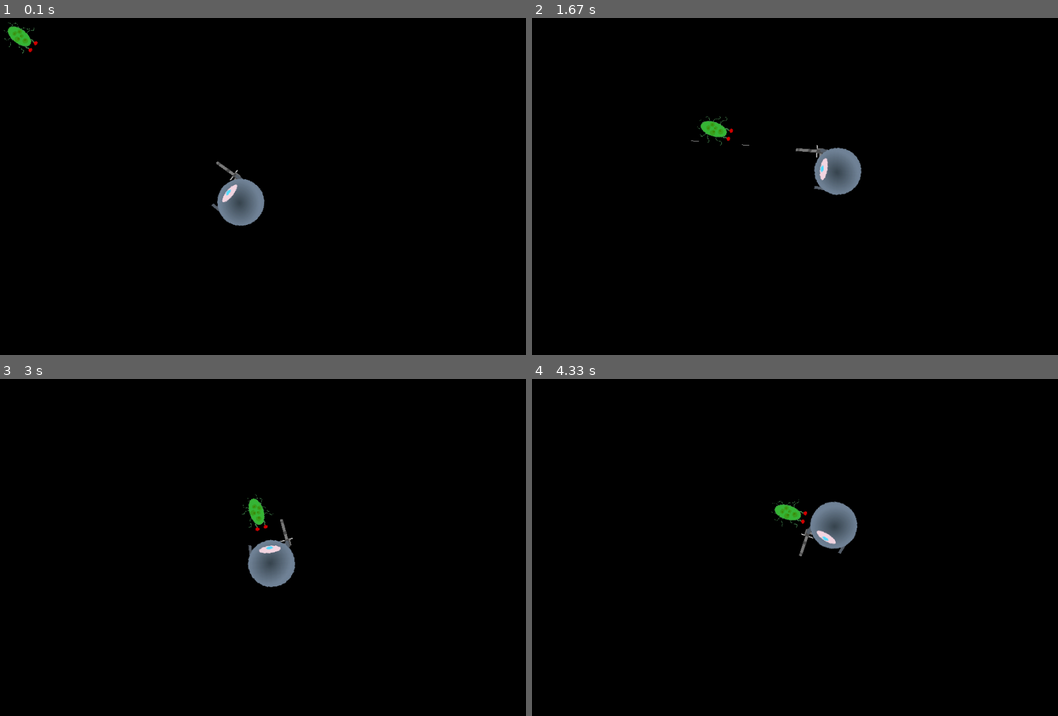
Above: before the commit, frames 1-4 (two rows, left to right).
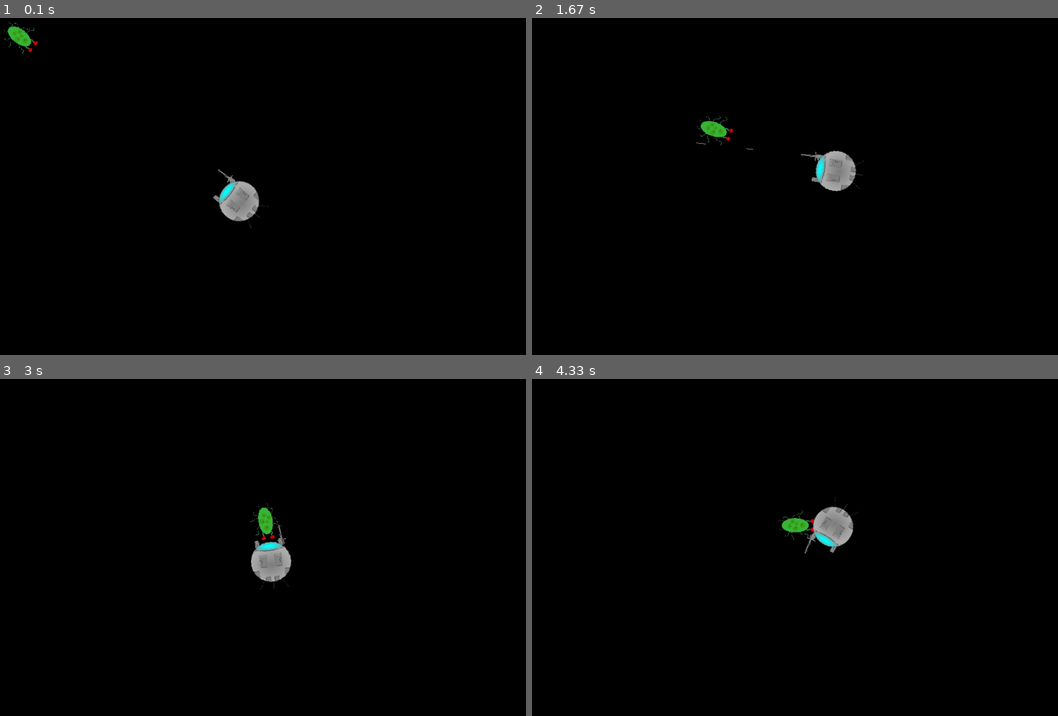
Above: after the commit, the same moments.

Repository: 12ali21/pygame-shooter
Game: pygame game, started from main.py
Two runs of this game, one before a commit and one after it. Both use one fixed random seed, a clock stepped at 60 frames per second and the inputs below.
Inputs (mouse positions are in pixels of both pictures, inside the frame that each line leads up to):
- Up to frame 1 (0.1 s): no input
- Up to frame 2 (1.67 s): click (773, 203) at 0.38 s; hold D 0.67-1.13 s; click (958, 189) at 0.75 s; hold W 1.17-1.47 s; click (637, 206) at 1.25 s; hold D from 1.5 s (still down); click (595, 132) at 1.58 s
- Up to frame 3 (3 s): release D at 1.97 s; hold A 2-2.53 s; click (326, 402) at 2.08 s; hold S 2.57-2.87 s; click (305, 601) at 2.65 s; hold A from 2.9 s (still down); click (252, 409) at 2.98 s
- Up to frame 4 (4.33 s): release A at 3.3 s; hold W 3.33-3.7 s; click (568, 550) at 3.42 s; hold D from 3.73 s (still down); click (779, 611) at 3.82 s

The runs differ from the first frame. In frame 1, 1.1% of the frame differs, in the area x 40-52%, y 42-63%; in frame 2, 1.1%; in frame 3, 1.4%; in frame 4, 1.5%, in the area x 45-62%, y 35-53%.

Commit message:
amoebite can damage player

Diff:
--- a/animation.py
+++ b/animation.py
@@ -40,7 +40,6 @@
         # Acts as a timer between frames
         self.dt_container += dt
         if(self.dt_container>=1/self.animation_speed):
-            print(self.current_index)
             self.dt_container = 0
             # Sets current frame and loop back to start of the animation if needed
             frames = self.animations[self.active]
--- a/character.py
+++ b/character.py
@@ -29,7 +29,7 @@
     movement_speed = 200
 
     def __init__(self, *groups: Group) -> None:
-        image, rect = util.load_image("player.png", scale=0.55)
+        image, rect = util.load_image("player.png", scale=0.60)
         window_size = pygame.display.get_window_size()
         rect.center = (window_size[0] / 2, window_size[1] / 2)
         super().__init__(*groups, image=image, rect=rect, hp=1000)
@@ -72,24 +72,32 @@
 
     is_walking = False
 
+    bite_damage = 20
+    bite_range = 100
+    bite_range_offset = 20
 
-    def __init__(self, *groups: Group, coordinates, target) -> None:
-        image, rect = util.load_image('enemy1.png', scale=0.1)
+
+    def __init__(self, *groups: Group, coordinates, target:Character) -> None:
+        image, rect = util.load_image('amoebite/amoebite.png', scale=0.1)
         rect.center = coordinates
         self.target = target
         super().__init__(*groups, image=image, rect=rect, hp=250)
 
         self.animator.add_animation(self.WALK_ANIMATION, util.get_data_dir('amoebite/walk'), scale=0.1)
+        self.bite_timer = util.CallbackTimer(1, self.bite_target, call_first=True)
+
 
     def update(self, dt):
         self.default_image = self.animator.update(dt)
 
+        # Rotating towards target
         target_vector = util.get_vector(self.rect.center, self.target.rect.center)
         direction = target_vector.angle_to((0,0))
         self.image = pygame.transform.rotate(self.default_image, direction - 90)
         self.rect = self.image.get_rect(center=self.rect.center)
 
-        if(target_vector.length() > 100):
+        # Moving towards target
+        if(target_vector.length() > self.bite_range - self.bite_range_offset):
             if(not self.is_walking):
                 self.is_walking = True
                 self.animator.animate(self.WALK_ANIMATION, animation_speed=10)
@@ -100,8 +108,16 @@
         else:
             self.is_walking = False
             self.animator.stop_animaton()
+            self.bite_timer.update(dt)
 
         collided_bullets = self.rect.collideobjectsall(player_projectile_group.sprites())
         for b in collided_bullets:
             self.damage(b.damage)
             b.kill()
+
+    def bite_target(self):
+        if util.get_vector(self.rect.center, self.target.rect.center).length() <= self.bite_range:
+            self.target.damage(self.bite_damage)
+            print("Bite {} hp: {}".format(self.target, self.target.hitpoints))
+        else:
+            self.bite_timer.reset()
--- a/projectile.py
+++ b/projectile.py
@@ -32,7 +32,7 @@
 class MinigunBullet(Projectile):
     def __init__(self, *groups: Group, starting_pos, direction) -> None:
         random_scale = random.randint(1,10)/10
-        self.image, self.rect = util.load_image('minigun_bullet.png', scale=random_scale)
+        self.image, self.rect = util.load_image('minigun/minigun_bullet.png', scale=random_scale)
 
         self.image = pygame.transform.rotate(self.image, direction-90)
         self.rect = self.image.get_rect()
--- a/util.py
+++ b/util.py
@@ -41,3 +41,27 @@
 
 def get_vector(point1, point2):
     return pygame.Vector2(point2) - pygame.Vector2(point1)
+
+class CallbackTimer():
+    started = False
+    dt_container = 0
+
+    def __init__(self, cooldown, callback, call_first=False) -> None:
+        self.cooldown = cooldown
+        self.callback = callback
+        self.call_first = call_first
+
+    def update(self, dt):
+        if not self.started:
+            self.started = True
+            if self.call_first:
+                self.callback()
+
+        self.dt_container += dt
+        if(self.dt_container >= self.cooldown):
+            self.dt_container = 0
+            self.callback()
+
+    def reset(self):
+        self.started = False
+        self.dt_container = 0
--- a/weapon.py
+++ b/weapon.py
@@ -15,12 +15,12 @@
         self.time_between_shots = 0
         self.shooting_started = False
 
-        self.shooting_sound = util.load_sound('minigun_shooting.mp3')
+        self.shooting_sound = util.load_sound('minigun/minigun_shooting.mp3')
+        self.shooting_sound.set_volume(0.1)
 
         super().__init__(*groups)
         self.wielder = wielder
-        print(dist_to_center)
-        self.original_image, self.original_rect = util.load_image("minigun.png", scale=0.35)
+        self.original_image, self.original_rect = util.load_image("minigun/minigun.png", scale=0.25)
 
         self.image = self.original_image
         self.rect = self.original_rect
@@ -45,7 +45,7 @@
 
         # now fixing the gun position
         # first create offset vectors in the original position (Gun and character facing up)
-        offset_vector = pygame.Vector2(-10, -25)
+        offset_vector = pygame.Vector2(-24, -30)
         pivot_vector = pygame.Vector2(self.wielder.original_rect.width/2, 0)
         sum_vector = offset_vector + pivot_vector
 
Renamed: data/enemy1.png -> data/amoebite/amoebite.png
Renamed: data/minigun.png -> data/minigun/minigun.png
Renamed: data/minigun_bullet.png -> data/minigun/minigun_bullet.png
Binary file changed: data/player.png
Not shown, added: data/minigun/M134 Minigun - Sound Effects [TubeRipper.com] (copy).mp3
Not shown, added: data/minigun/minigun_shooting.mp3
